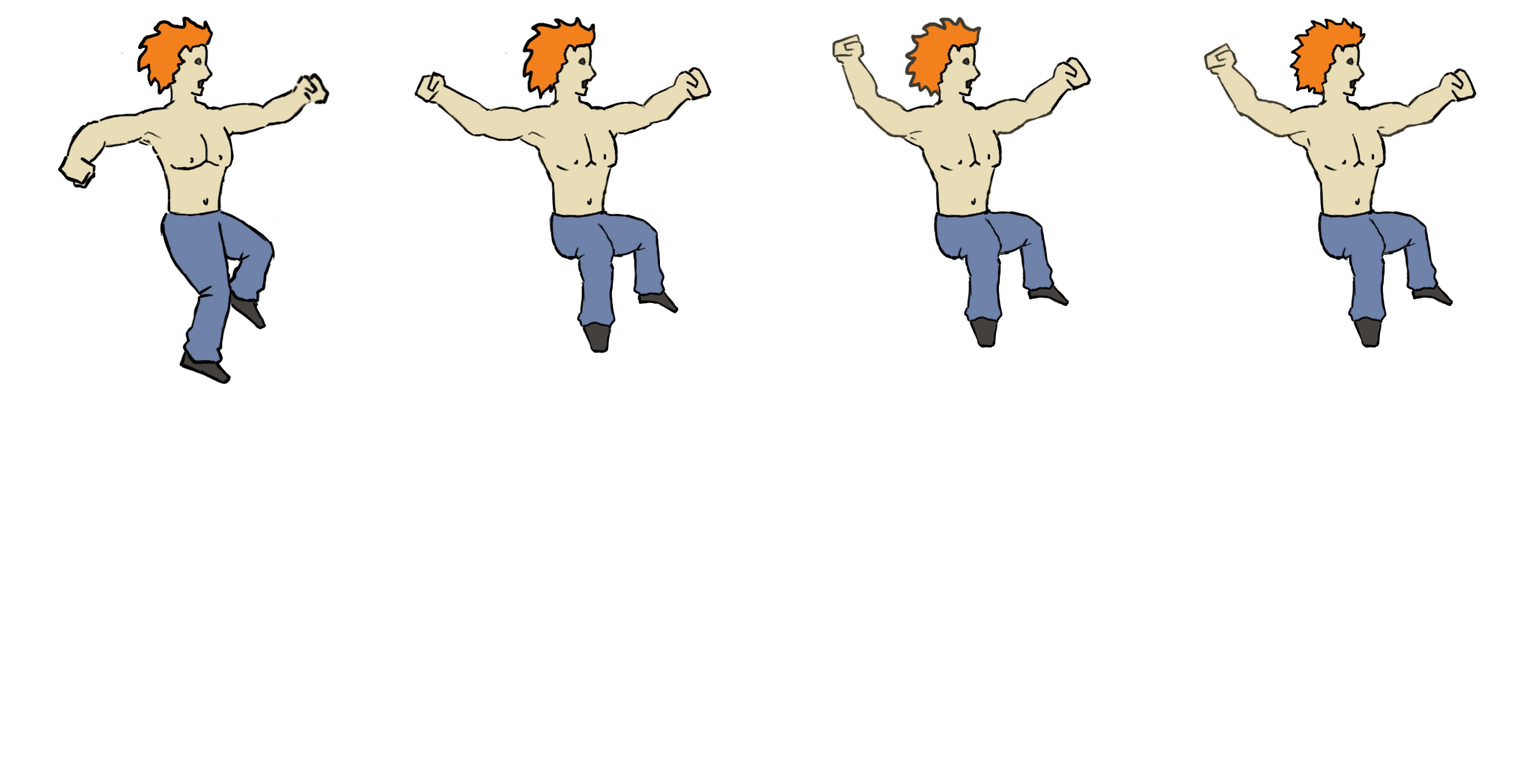
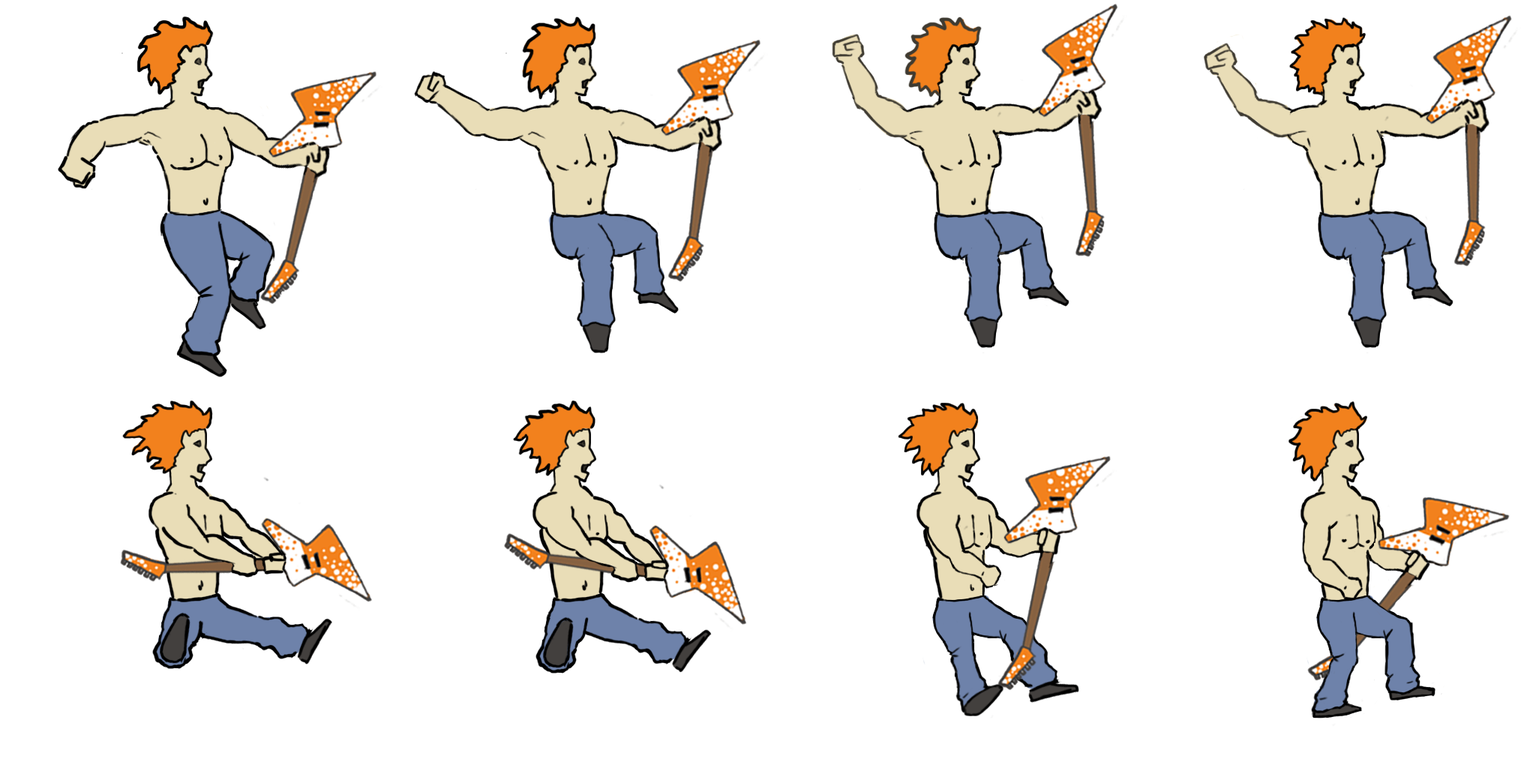
Layered file, before and after one edit (1536×768). Changes by layer:
removed layer "collapse temp" over <box>176,15,1479,384</box>
added layer "Layer 7 copy 20" above "Layer 7 copy 12" over <box>119,2,1518,726</box>
added layer "Layer 7 copy 10" above "Layer 7 copy 9" over <box>619,38,765,282</box>
added layer "Layer 7 copy 9" above "Layer 7 copy 8" over <box>227,71,381,305</box>
added layer "Layer 7 copy 8" above "Layer 7 copy 7" over <box>1306,496,1510,681</box>
added layer "Layer 7 copy 7" above "Layer 7 copy 6" over <box>962,455,1115,691</box>
added layer "Layer 7 copy 6" above "Layer 7 copy 5" over <box>503,483,747,632</box>
added group "Sprite 8" with 2 layers above "Sprite 7" over <box>1288,401,1445,726</box>
added layer "Layer 8" (1st of 4, in "Sprite 8") in group "Sprite 8" over <box>1288,401,1437,726</box>
added layer "Layer 9" (1st of 3, in "Sprite 8") in group "Sprite 8" over <box>1288,403,1445,717</box>
added group "Sprite 7" with 2 layers above "Sprite 6" over <box>897,402,1080,719</box>
added layer "Layer 8" (2nd of 4, in "Sprite 7") in group "Sprite 7" over <box>897,402,1080,719</box>
added layer "Layer 9" (2nd of 3, in "Sprite 7") in group "Sprite 7" over <box>900,403,1077,717</box>
added group "Sprite 6" with 2 layers above "Sprite 5" over <box>512,400,712,674</box>
added layer "Layer 8" (3rd of 4, in "Sprite 6") in group "Sprite 6" over <box>512,400,712,674</box>
added layer "Layer 9" (3rd of 3, in "Sprite 6") in group "Sprite 6" over <box>515,402,710,672</box>
added group "Sprite 5" with 2 layers above "Sprite 4" over <box>122,400,333,669</box>
added layer "Layer 8" (4th of 4, in "Sprite 5") in group "Sprite 5" over <box>122,400,333,669</box>
added layer "Layer 7" in group "Sprite 5" over <box>124,402,331,668</box>
painted on "Layer 2" over <box>176,72,331,384</box>
painted on "Layer 3" over <box>178,88,320,384</box>
…and 11 more changes (5 added, 6 painted, 1 renamed)
